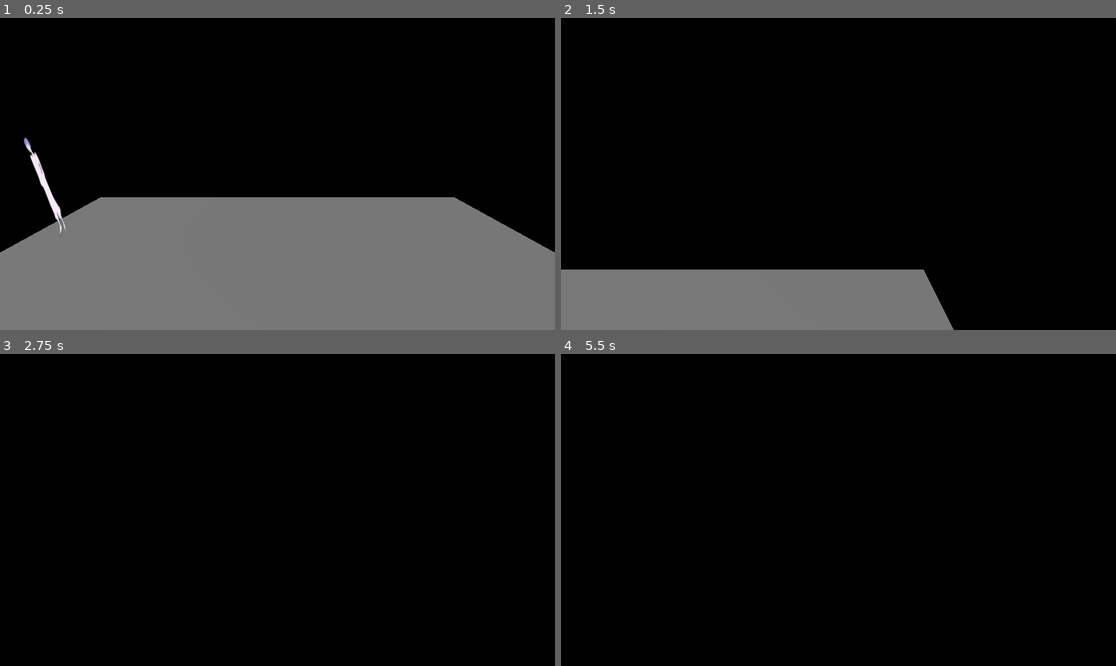
Above: before the commit, frames 1-4 (two rows, left to right).
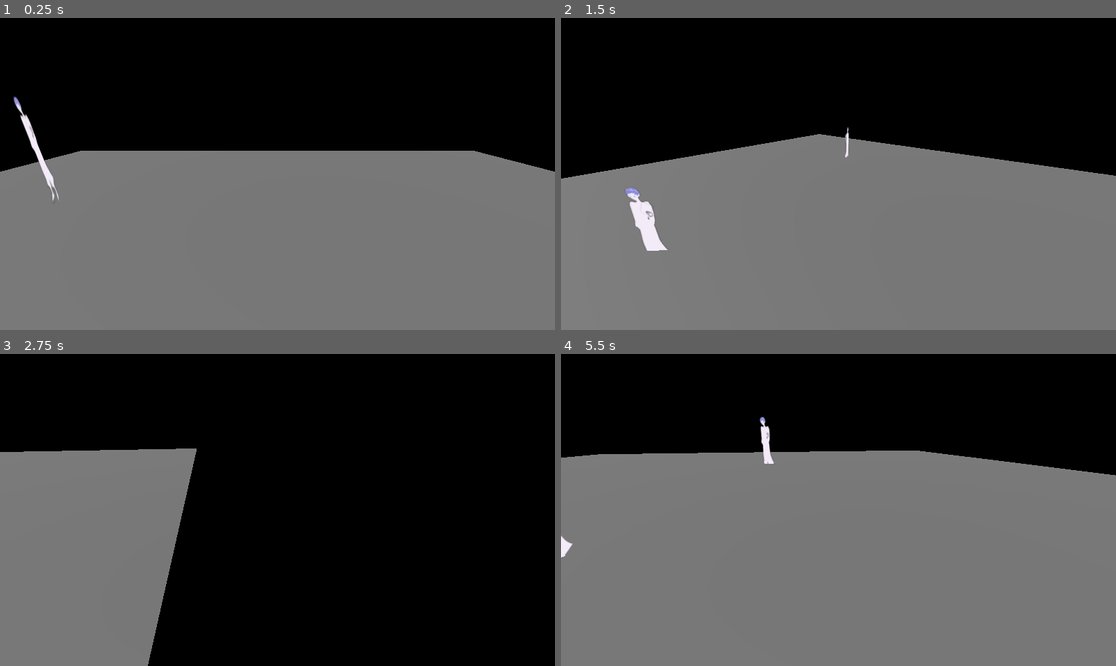
Above: after the commit, the same moments.

Repository: n1smm/ggj2026game
Game: Godot game, scene res://test_scene.tscn
Two runs of this game, one before a commit and one after it. Both use one fixed random seed, a clock stepped at 60 frames per second and the inputs below.
Inputs (mouse positions are in pixels of both pictures, inside the frame that each line leads up to):
- Up to frame 1 (0.25 s): no input
- Up to frame 2 (1.5 s): move the mouse to (960, 158) at 0.52 s; hold D (move_right) 0.53-1.28 s; hold C (crouch) 0.53-1.28 s; tap Space (jump) at 0.77, 0.8, 1.07, 1.35 s; move the mouse to (727, 189) at 1.27 s; hold S (move_back) from 1.28 s (still down)
- Up to frame 3 (2.75 s): tap Space (jump) at 1.52, 1.82, 2.3 s; tap C (crouch) at 1.55 s; move the mouse to (333, 441) at 2.02 s; release S (move_back) at 2.03 s; hold D (move_right) from 2.03 s (still down); hold C (crouch) from 2.03 s (still down)
- Up to frame 4 (5.5 s): move the mouse to (810, 572) at 2.77 s; release D (move_right) at 2.78 s; release C (crouch) at 2.78 s; hold W (move_forward) 2.78-3.53 s; tap C (crouch) at 2.85, 4.35 s; tap Space (jump) at 3.02, 3.32, 3.6, 3.77, 4.07, 4.52, 4.82, 5.3 s; move the mouse to (1005, 556) at 3.52 s; hold A (move_left) 3.53-5.03 s; move the mouse to (672, 463) at 4.27 s; move the mouse to (866, 510) at 5.02 s; hold S (move_back) from 5.03 s (still down); hold C (crouch) from 5.03 s (still down)

The runs differ from the first frame. In frame 1, 17% of the frame differs, in the area x 0-100%, y 25-76%; in frame 2, 43%; in frame 3, 21%; in frame 4, 67%, in the area x 0-100%, y 20-100%.

Commit message:
test scene; rotation and mvoement not working simultaneously

Diff:
--- a/hey_thats_my_face/mob.tscn
+++ b/hey_thats_my_face/mob.tscn
@@ -21,6 +21,9 @@
 
 [node name="SimpleVision3D" type="Node3D" parent="." unique_id=1660342861]
 script = ExtResource("2_p11y5")
+Distance = 5.0
+BaseWidth = 1.0
+EndWidth = 10.0
 
 [node name="FollowTarget3D" type="NavigationAgent3D" parent="." unique_id=941098976]
 script = ExtResource("3_s5nov")
--- a/hey_thats_my_face/player.gd
+++ b/hey_thats_my_face/player.gd
@@ -9,6 +9,8 @@
 var is_crouching = false
 var speed = CROUCH_SPEED if is_crouching else NORMAL_SPEED
 var normal_height = 0.0
+var mouse_sensitivity = 0.003
+var mouse_delta = Vector2.ZERO
 
 func _ready() -> void:
 	normal_height = $CollisionShape3D.shape.height
@@ -17,20 +19,25 @@
 	$interaction_zone.body_exited.connect(_on_interaction_zone_body_exited)
 	$interaction_zone.area_entered.connect(_on_interaction_zone_area_entered)
 	$interaction_zone.area_exited.connect(_on_interaction_zone_area_entered)
+	Input.set_mouse_mode(Input.MOUSE_MODE_CAPTURED)
 
 	add_to_group("player")
 
+func _physics_process(delta: float) -> void:
+	# Check mouse mode every frame
+	if Input.get_mouse_mode() != Input.MOUSE_MODE_CAPTURED:
+		print("WARNING: Mouse mode changed to: ", Input.get_mouse_mode())
+		Input.set_mouse_mode(Input.MOUSE_MODE_CAPTURED)
 
-func _physics_process(delta: float) -> void:
-	# Add the gravity.
+	# Add the gravity
 	if not is_on_floor():
 		velocity += get_gravity() * delta
 
-	# Handle jump.
+	# Handle jump
 	if Input.is_action_just_pressed("jump") and is_on_floor():
 		velocity.y = JUMP_VELOCITY
 
-	#handle crouch
+	# Handle crouch
 	if Input.is_action_pressed("crouch"):
 		is_crouching = true
 		speed = CROUCH_SPEED
@@ -40,10 +47,17 @@
 		speed = NORMAL_SPEED
 		$CollisionShape3D.shape.height = normal_height
 
+	# Manual input direction (not using Input.get_vector)
+	var input_dir = Vector2.ZERO
+	if Input.is_action_pressed("move_right"):
+		input_dir.x += 1.0
+	if Input.is_action_pressed("move_left"):
+		input_dir.x -= 1.0
+	if Input.is_action_pressed("move_back"):
+		input_dir.y += 1.0
+	if Input.is_action_pressed("move_forward"):
+		input_dir.y -= 1.0
 
-
-	# Get the input direction and handle the movement/deceleration.
-	var input_dir := Input.get_vector("move_left", "move_right", "move_back", "move_forward")
 	var direction := (transform.basis * Vector3(input_dir.x, 0, input_dir.y)).normalized()
 
 	if direction:
@@ -55,11 +69,70 @@
 
 	move_and_slide()
 
-	#make the interaction zone stay infront of player
-	var offset = 1.0 #offset of interaction zone to player
+	# Interaction zone positioning
+	var offset = 1.0
 	var forward = -transform.basis.z.normalized()
-	$interaction_zone.global_transform.origin = (
-	global_transform.origin + forward * offset)
+	$interaction_zone.global_transform.origin = global_transform.origin + forward * offset
+
+#func _physics_process(delta: float) -> void:
+#	# Add the gravity.
+#	if not is_on_floor():
+#		velocity += get_gravity() * delta
+
+#	#mouse movement
+#	# rotation.y -= mouse_delta.x * mouse_sensitivity
+#	# mouse_delta = Vector2.ZERO
+
+#	# Handle jump.
+#	if Input.is_action_just_pressed("jump") and is_on_floor():
+#		velocity.y = JUMP_VELOCITY
+
+#	#handle crouch
+#	if Input.is_action_pressed("crouch"):
+#		is_crouching = true
+#		speed = CROUCH_SPEED
+#		$CollisionShape3D.shape.height = normal_height * CROUCH_HEIGHT
+#	else:
+#		is_crouching = false
+#		speed = NORMAL_SPEED
+#		$CollisionShape3D.shape.height = normal_height
+
+
+
+#	# Get the input direction and handle the movement/deceleration.
+#	var input_dir := Input.get_vector("move_left", "move_right", "move_forward", "move_back")
+#	var direction := (transform.basis * Vector3(input_dir.x, 0, input_dir.y)).normalized()
+#	if input_dir != Vector2.ZERO:
+#			print("MOVING: ", input_dir)  # ADD THIS
+
+#	if direction:
+#		velocity.x = direction.x * speed
+#		velocity.z = direction.z * speed
+#	else:
+#		velocity.x = move_toward(velocity.x, 0, speed)
+#		velocity.z = move_toward(velocity.z, 0, speed)
+
+
+#	move_and_slide()
+
+#	#make the interaction zone stay infront of player
+#	var offset = 1.0 #offset of interaction zone to player
+#	var forward = -transform.basis.z.normalized()
+#	$interaction_zone.global_transform.origin = (
+#	global_transform.origin + forward * offset)
+
+
+# func _input(event: InputEvent) -> void:
+# 	if event is InputEventMouseMotion:
+# 		mouse_delta += event.relative
+
+func _input(event):
+	print("_input called with: ", event.get_class())
+	if event is InputEventMouseMotion:
+		print("MOUSE MOTION - captured mode: ", Input.get_mouse_mode() == Input.MOUSE_MODE_CAPTURED)
+		if Input.get_mouse_mode() == Input.MOUSE_MODE_CAPTURED:
+			print("ROTATING by: ", event.relative)
+			rotate_y(-event.relative.x * mouse_sensitivity)
 
 
 
--- a/hey_thats_my_face/player.tscn
+++ b/hey_thats_my_face/player.tscn
@@ -19,4 +19,4 @@
 shape = SubResource("BoxShape3D_i3pqv")
 
 [node name="Camera3D" type="Camera3D" parent="." unique_id=1511067759]
-transform = Transform3D(1, 0, 0, 0, 0.9396926, 0.34202012, 0, -0.34202012, 0.9396926, 0, 0.7, 0.1)
+transform = Transform3D(1, 0, 0, 0, 0.9396926, 0.34202012, 0, -0.34202012, 0.9396926, 0, 0.5, 0.1)
--- a/hey_thats_my_face/test_scene.tscn
+++ b/hey_thats_my_face/test_scene.tscn
@@ -13,7 +13,7 @@
 vertices = PackedVector3Array(-2.8000002, 0.35000002, -2.8000002, -2.8000002, 0.35000002, 2.6999998, 2.6999998, 0.35000002, 2.6999998, 2.6999998, 0.35000002, -2.8000002)
 polygons = [PackedInt32Array(3, 2, 0), PackedInt32Array(0, 2, 1)]
 cell_height = 0.2
-border_size = 0.25
+border_size = 2.0
 agent_height = 2.0
 
 [sub_resource type="PlaneMesh" id="PlaneMesh_7cbxl"]
@@ -29,13 +29,14 @@
 navigation_mesh = SubResource("NavigationMesh_ia1lp")
 
 [node name="Ground" type="MeshInstance3D" parent="NavigationRegion3D" unique_id=1068631181]
-transform = Transform3D(3, 0, 0, 0, 3, 0, 0, 0, 3, 0, 0, 0)
+transform = Transform3D(5, 0, 0, 0, 5, 0, 0, 0, 5, 0, 0, 0)
 mesh = SubResource("PlaneMesh_7cbxl")
 
 [node name="StaticBody3D" type="StaticBody3D" parent="NavigationRegion3D/Ground" unique_id=1314071440]
+transform = Transform3D(2, 0, 0, 0, 2, 0, 0, 0, 2, 0, 0, 0)
 
 [node name="CollisionShape3D" type="CollisionShape3D" parent="NavigationRegion3D/Ground/StaticBody3D" unique_id=472083912]
-transform = Transform3D(2.2, 0, 0, 0, 0.1, 0, 0, 0, 2.2, 0, -0.1, 0)
+transform = Transform3D(3, 0, 0, 0, 0.1, 0, 0, 0, 3, 0, -0.1, 0)
 shape = SubResource("BoxShape3D_8pr8v")
 
 [node name="DirectionalLight3D" type="DirectionalLight3D" parent="." unique_id=1002729656]
